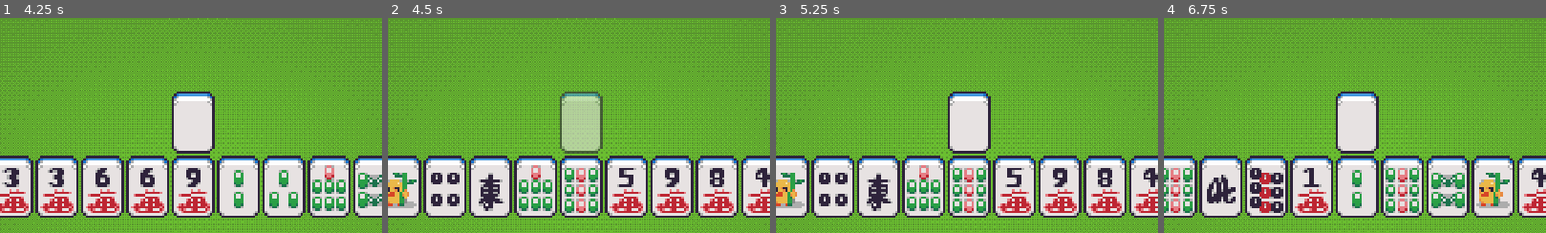
Above: before the commit, frames 1-4 (left to right).
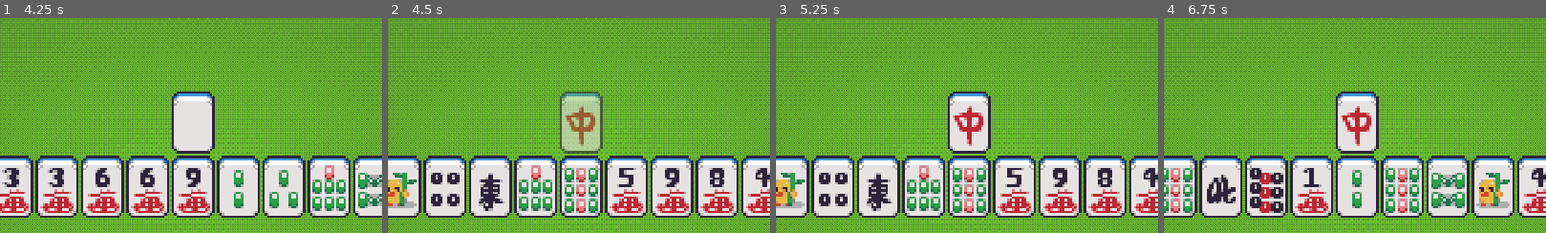
Above: after the commit, the same moments.

Repository: Bellothedog/yahjong
Game: Godot game, scene res://scenes/menu.tscn
Same seed, same stepped clock (60 frames per second), same inputs: the game is played once before the commit and once after it.
Inputs (mouse positions are % of the whole screen's width and height, from its top left):
- Up to frame 1 (4.25 s): click "Play" at 0.5 s; click (50, 39) at 1.27 s; click (50, 39) at 2.02 s; click (50, 39) at 2.77 s; tap Enter at 3.5 s; hold D (score) from 3.53 s (still down)
- Up to frame 2 (4.5 s): tap Space at 4.25 s; release D (score) at 4.28 s; tap A (deal) at 4.35 s
- Up to frame 3 (5.25 s): tap D (score) at 4.55 s; tap Enter at 5 s; hold D (score) from 5.03 s (still down)
- Up to frame 4 (6.75 s): tap Space at 5.75 s; release D (score) at 5.78 s; tap D (score) at 5.85 s; tap Enter at 6.5 s; hold A (deal) from 6.53 s (still down)
The pictures show only the part of the screen within x 25-75%, y 14-64%; the shares and areas given below are measured in that part.

Frame 1 is identical in both runs. In frame 2, 0.6% of the frame differs, in the area x 46-55%, y 40-60%; in frame 3, 0.6%; in frame 4, 0.6%.

Commit message:
Scoring update

Diff:
--- a/src/gameManager.gd
+++ b/src/gameManager.gd
@@ -10,9 +10,22 @@
 	var tileManagerNode = get_node('tileManager')
 	tileManagerNode.gameOver.connect(gameOver)
 
+func sort(a, b):
+	if Global.allTiles.find(a) < Global.allTiles.find(b):
+		return true
+	return false
+
 func _input(event) -> void:
 	if event.is_action_pressed("score"):
+		Global.player1['Hand'].sort_custom(sort)
 		score()
+
+func testIntersection(start, suit):
+		if Global.suits[suit][Global.suits[suit].find(start)+1] == Global.player1['Hand'][start + 1]:
+			if Global.suits[suit][Global.suits[suit].find(start)+2] == Global.player1['Hand'][start + 2]:
+				return true
+			else: return false
+		else: return false
 
 func score():
 	var group = 0
@@ -20,25 +33,31 @@
 	var sliceStart = 0
 	var suitOfTile = 0
 
-	# Determine suit of current tile
-	for suit in Global.suits:
-		if Global.suits.find(Global.player1['Hand'][sliceStart]) != -1:
-			suitOfTile = suit
-			break
-
 	while sliceStart <= 12:
+		print(Global.player1['Hand'].slice(sliceStart, sliceStart + 3))
+		print(sliceStart)
+		# Determine suit of current tile
+		for suit in Global.suits:
+			if Global.suits.find(Global.player1['Hand'][sliceStart]) != -1:
+				suitOfTile = suit
+				print(suitOfTile)
+				break
 		# Test if 3-tile slice is in the suit; chii
-		if Global.player1['Hand'].slice(sliceStart, sliceStart + 3) in Global.suits[suitOfTile]:
+		#if Global.player1['Hand'].slice(sliceStart, sliceStart + 3) in Global.suits[suitOfTile]:
+		if testIntersection(sliceStart, suitOfTile):
 			group += 1
 			sliceStart += 3
+			print('chii')
 		# Test if 3-tile slice is identical; pon. If not, test if containing pair
 		elif Global.player1['Hand'][sliceStart] == Global.player1['Hand'][sliceStart + 1]:
 			if Global.player1['Hand'][sliceStart] == Global.player1['Hand'][sliceStart + 2]:
 				group += 1
 				sliceStart += 3
+				print('pon')
 			else:
 				pair += 1
 				sliceStart += 2
+				print('pair')
 		else:
 			print('No win!')
 			break
